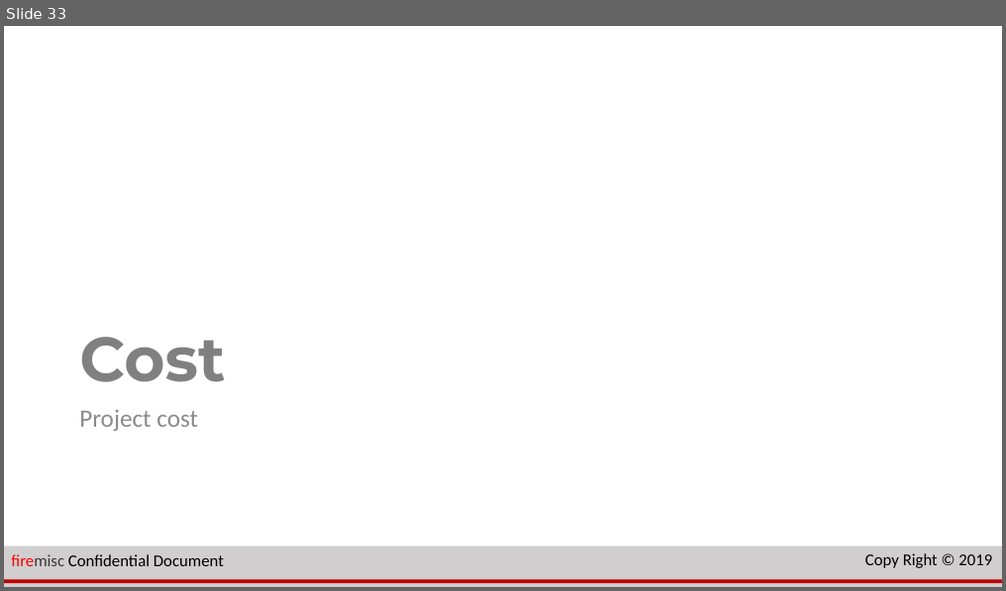
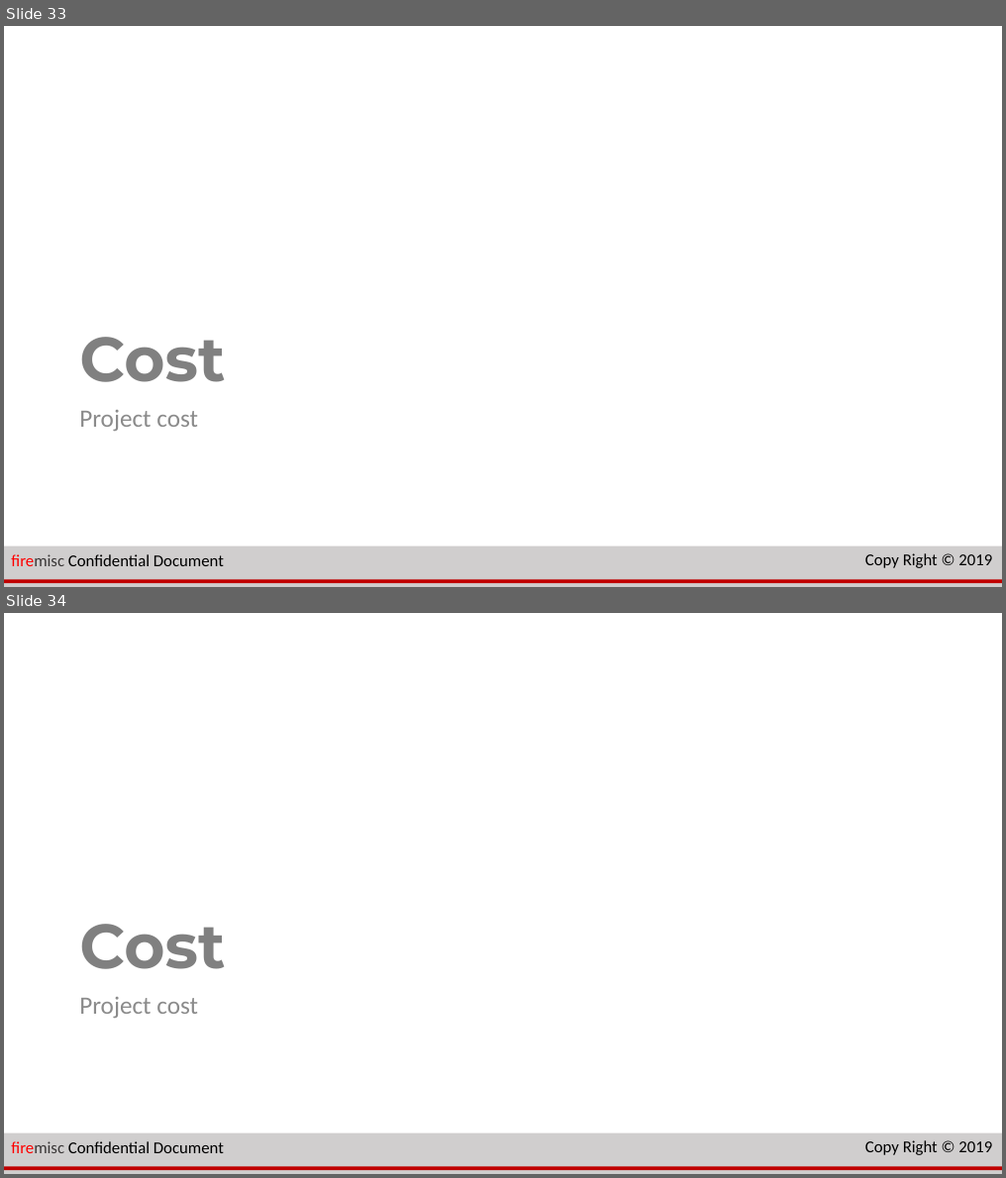
Before and after one commit to Egyptero/fire-backend, a slide deck: docs/firemisc-architecture.pptx. Shown one above the other, each under a label of ours: slide 33 before the commit, slides 33 and 34 after it. The pictures are 1006x591 and 1006x1178 pixels, drawn with LibreOffice and Linux fonts; fonts in the diff are those of the drawing. Boxes give left, top, right and bottom in pixels: in the first picture for what was removed or moved away, otherwise in the second. Text is boxed around its words. In the diff, an @@ line names an element or a change of style, - is before the commit and + after.

```diff
--- a/docs/firemisc-architecture.pptx
+++ b/docs/firemisc-architecture.pptx
@@ slide 34 added at <box>4,613,1002,1174</box>, background #FFFFFF; not listed: 3 template elements that a slide beside it also shows @@
@@ title added at <box>79,924,225,969</box>, 60 pt, text #808080, bold @@
+Cost
@@ text added at <box>79,997,198,1018</box>, 24 pt, text #8C8C8C @@
+Project cost
```
Also in this commit, not shown: 13 slides changed, 6 other files.
